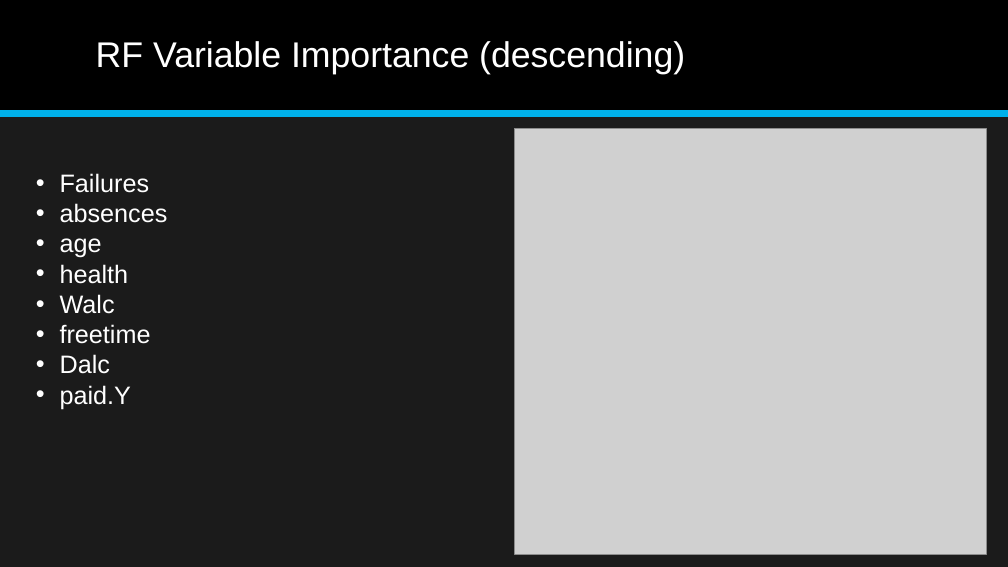
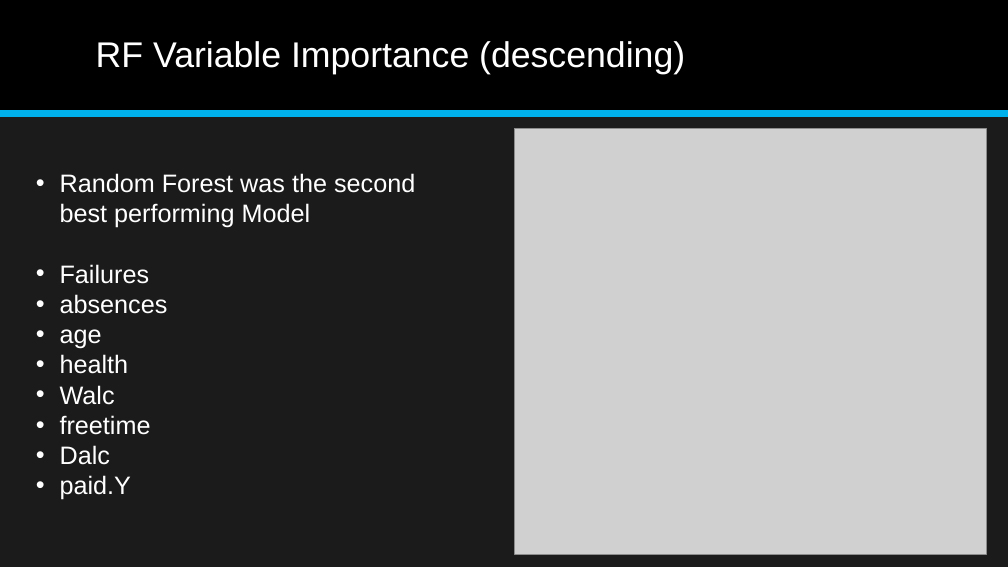
Before and after one commit to aajunwa/capstone, a slide deck: slide 20 of Student Alcohol Consumption Data Science Project.pptx. Drawn at 1008x567 pixels with LibreOffice and Linux fonts; fonts in the diff are those of the drawing; grey boxes stand for pictures. Boxes give left, top, right and bottom in pixels: in the first picture for what was removed or moved away, otherwise in the second. Text is boxed around its words. In the diff, an @@ line names an element or a change of style, - is before the commit and + after.

```diff
--- a/Student Alcohol Consumption Data Science Project.pptx
+++ b/Student Alcohol Consumption Data Science Project.pptx
@@ text at bbox=[60, 173, 415, 228]: paragraph added @@
+• Random Forest was the second best performing Model
```
Also in this commit, not shown: 1 other slide changed, 3 other files.
